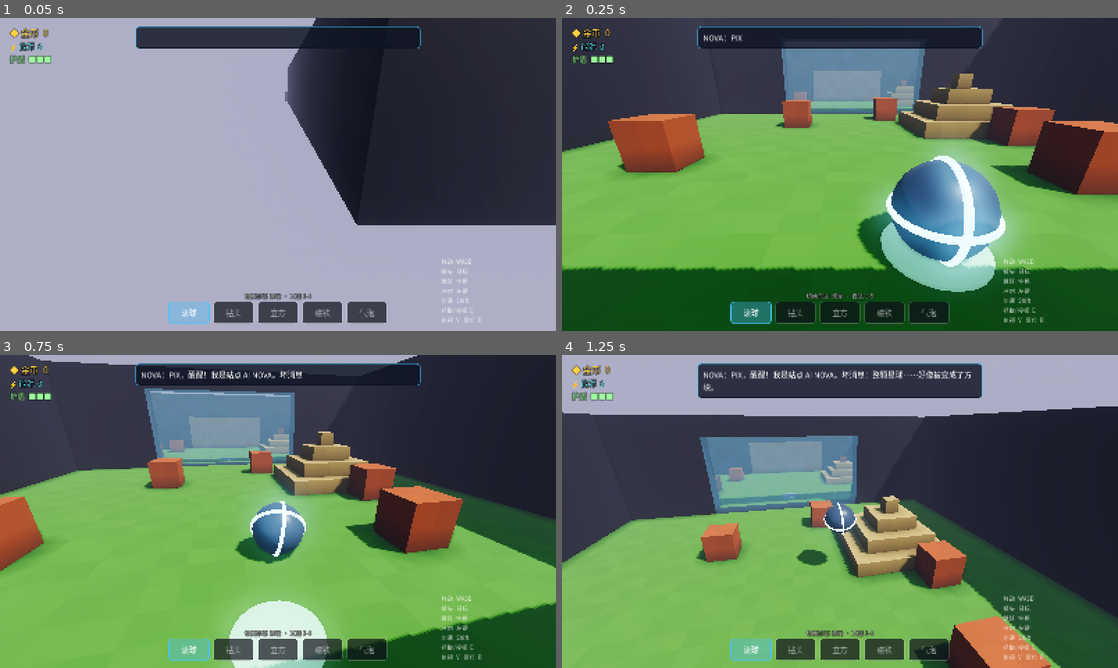
Above: before the commit, frames 1-4 (two rows, left to right).
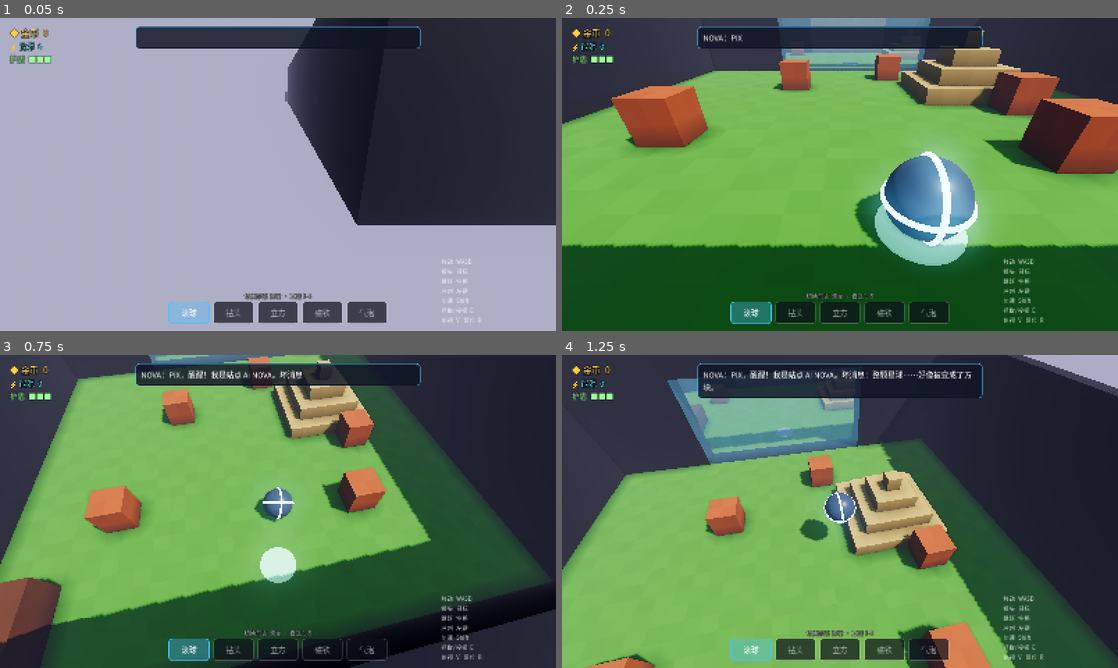
Above: after the commit, the same moments.

Repository: infinitytom/cube7
Game: Godot game, scene res://scenes/main.tscn
Same seed, same stepped clock (60 frames per second), same inputs: the game is played once before the commit and once after it.
Inputs (mouse positions are in pixels of both pictures, inside the frame that each line leads up to):
- Up to frame 1 (0.05 s): no input
- Up to frame 2 (0.25 s): no input
- Up to frame 3 (0.75 s): tap Enter at 0.5 s; move the mouse to (305, 511) at 0.52 s; press the mouse at (305, 511) at 0.53 s; hold W (move_forward) from 0.53 s (still down)
- Up to frame 4 (1.25 s): keep holding W (move_forward); tap Space (jump) at 0.77 s

Frame 1 is identical in both runs. In frame 2, 36% of the frame differs, in the area x 0-100%, y 0-88%; in frame 3, 62%, in the area x 0-100%, y 0-100%; in frame 4, 38%.

Commit message:
镜头：被墙挡住时自动抬高俯角、贴近时隐藏主角；钻头隧道加高到 2 米
Co-Authored-By: Claude Opus 5.5 <noreply@anthropic.com>
Claude-Session: https://claude.ai/code/session_01M2vyrGtN1ndpHzqCjtc828

Diff:
--- a/scripts/debug/screenshots.gd
+++ b/scripts/debug/screenshots.gd
@@ -35,5 +35,7 @@
 	await shot("03_glass", Vector3i(24, 4, 30), -PI / 2.0 + 0.2, -0.2)
 	await shot("04_rock", Vector3i(46, 4, 30), -PI / 2.0 - 0.3, -0.25)
 	await shot("05_lab", Vector3i(62, 4, 26), -PI / 2.0 - 0.9, -0.35, true)
+	# 贴着墙：镜头应自动抬高
+	await shot("07_wall", Vector3i(34, 4, 32), -PI / 2.0, -0.35, false, 3.0)
 	await shot("06_track", Vector3i(94, 4, 31), -PI / 2.0 - 0.5, -0.45, true)
 	get_tree().quit()
--- a/scripts/player/camera_rig.gd
+++ b/scripts/player/camera_rig.gd
@@ -16,6 +16,7 @@
 var _arm: SpringArm3D
 var _cam: Camera3D
 var _shake := 0.0
+var _lift := 0.0          ## 被墙挡住时自动抬高的俯角（弧度）
 
 func _ready() -> void:
 	top_level = true
@@ -25,7 +26,7 @@
 	_arm.collision_mask = 1
 	_arm.margin = 0.2
 	var s := SphereShape3D.new()
-	s.radius = 0.3
+	s.radius = 0.2
 	_arm.shape = s
 	add_child(_arm)
 	_cam = Camera3D.new()
@@ -55,10 +56,21 @@
 	if _target:
 		var goal := _target.global_position + Vector3.UP * 0.6
 		global_position = global_position.lerp(goal, 1.0 - exp(-12.0 * delta))
-	var p := -0.95 if model_view else pitch
+	var want := model_distance if model_view else distance
+	# 箱庭顶部是敞开的：镜头被身后的墙挡住时，自动抬高俯角从上方越过墙
+	_arm.collision_mask = 0 if model_view else 1
+	# 带滞回：被挡住就抬高，完全畅通才慢慢放低，中间保持不动，避免镜头上下抖
+	var hit := _arm.get_hit_length()
+	if not model_view and hit < want * 0.7:
+		_lift = move_toward(_lift, 0.95, delta * 1.4)
+	elif model_view or hit > want * 0.97:
+		_lift = move_toward(_lift, 0.0, delta * 0.4)
+	var p := -0.95 if model_view else clampf(pitch - _lift, -1.35, 0.4)
 	rotation = Vector3(p, yaw, 0.0)
-	var want := model_distance if model_view else distance
 	_arm.spring_length = lerpf(_arm.spring_length, want, 1.0 - exp(-6.0 * delta))
+	# 镜头贴得太近（如在隧道里）时隐藏主角，保证能看清前方
+	if _target and _target.has_method("set_visual_hidden"):
+		_target.set_visual_hidden(not model_view and _arm.get_hit_length() < 1.1)
 	# 屏幕震动
 	if _shake > 0.0:
 		_shake = maxf(_shake - delta * 1.5, 0.0)
--- a/scripts/player/morph_ball.gd
+++ b/scripts/player/morph_ball.gd
@@ -301,9 +301,9 @@
 			for oz in [-0.25, 0.25]:
 				pts.append(global_position + Vector3(ox, -0.7, oz))
 	else:
-		# 钻出约 1.5m × 1.5m 的隧道，足够球体通过
+		# 钻出约 1.5m 宽、2m 高的隧道：球能通过，镜头也有空间
 		var side := Vector3.UP.cross(_move_dir).normalized()
-		for oy in [-0.25, 0.2, 0.6]:
+		for oy in [-0.25, 0.2, 0.6, 1.05]:
 			for os in [-0.45, 0.0, 0.45]:
 				pts.append(global_position + _move_dir * 0.75 + Vector3.UP * oy + side * os)
 	var broke := false
@@ -405,6 +405,9 @@
 		_held.call("set_held", false)
 		(_held as RigidBody3D).linear_velocity = vel
 	_held = null
+
+func set_visual_hidden(v: bool) -> void:
+	_visual_root.visible = not v
 
 func is_holding() -> bool:
 	return _held != null
